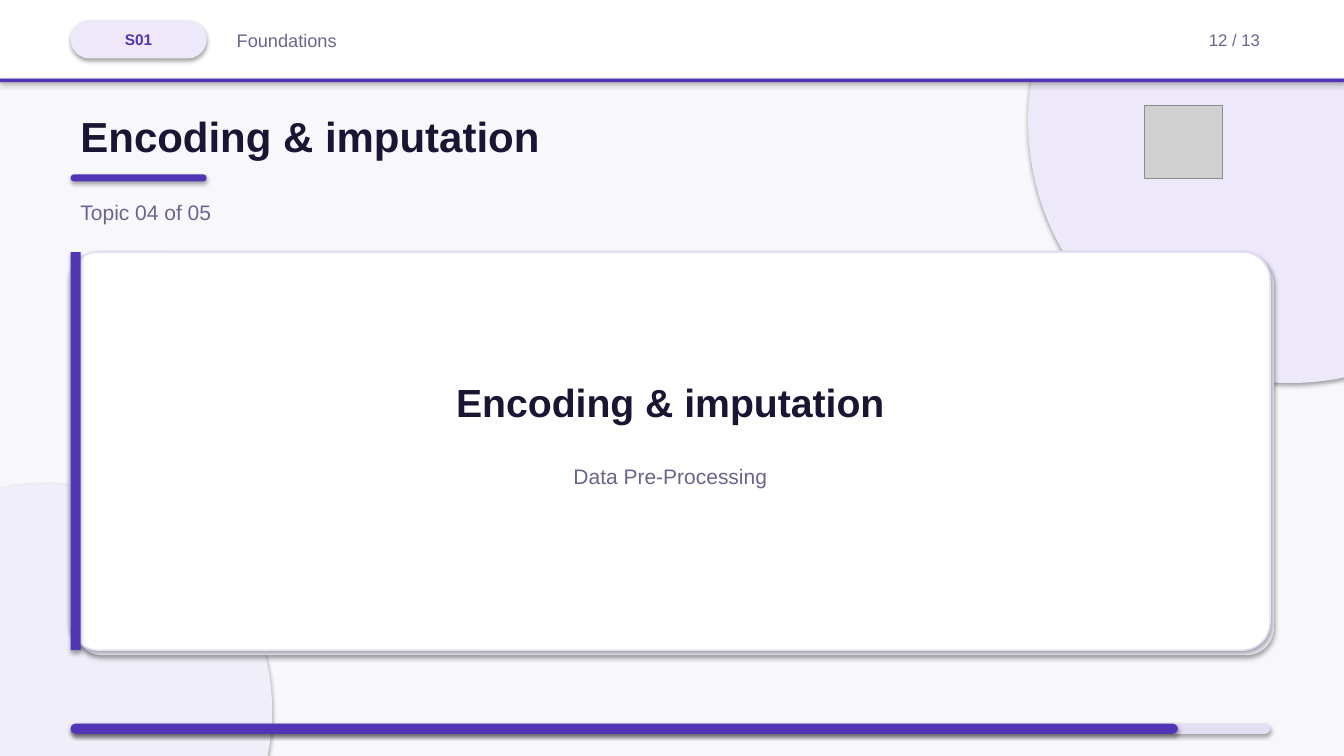
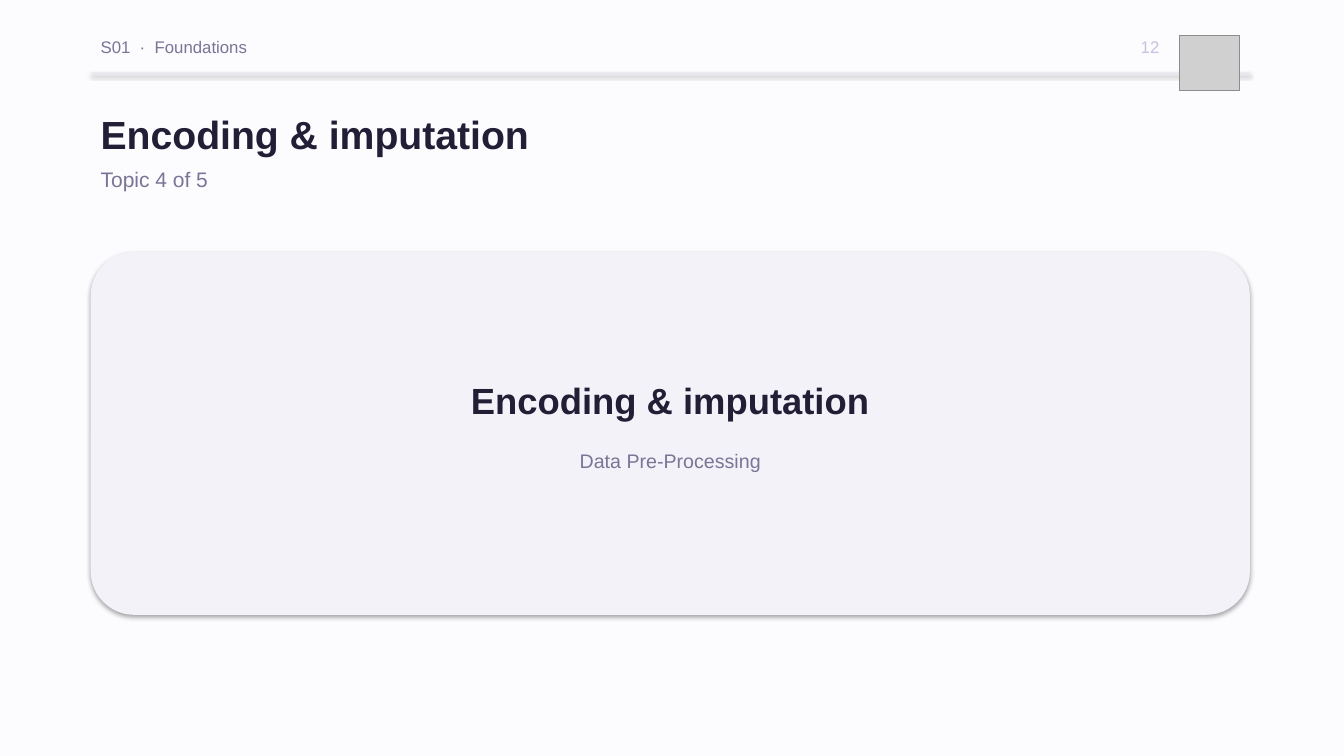
Before and after one commit to iksasa15/AI-ML, a slide deck: slide 12 of web-presentation/pdf-exports/Week1-Session1-Foundations.pptx. Drawn at 1344x756 pixels with LibreOffice and Linux fonts; fonts in the diff are those of the drawing; grey boxes stand for pictures. Boxes give left, top, right and bottom in pixels: in the first picture for what was removed or moved away, otherwise in the second. Text is boxed around its words. In the diff, an @@ line names an element or a change of style, - is before the commit and + after.

```diff
--- a/web-presentation/pdf-exports/Week1-Session1-Foundations.pptx
+++ b/web-presentation/pdf-exports/Week1-Session1-Foundations.pptx
@@ background #F8F7FC to #FCFBFE @@
@@ rounded rectangle removed at box(71, 20, 207, 58) @@
@@ ellipse removed at box(1028, 0, 1344, 383) @@
@@ text "S01 · Foundations" at box(101, 41, 247, 53): vertical alignment middle to top @@
@@ text at box(101, 41, 247, 53): text changed; size 13 to 12 pt; text colour #6B6490 to #7A7496 @@
-Foundations
+S01 · Foundations
@@ text removed at box(125, 34, 152, 45) @@
-S01
@@ text "12" at box(1141, 41, 1160, 53): vertical alignment middle to top @@
@@ text at box(1141, 41, 1160, 53): text changed; text colour #6B6490 to #C8C0DE @@
-12 / 13
+12
@@ picture: place and size @@
-picture at box(1144, 106, 1223, 178)
+picture at box(1180, 35, 1240, 91)
@@ rectangle removed at box(0, 79, 1344, 83) @@
@@ rectangle: place and size @@
-rectangle at box(0, 0, 1344, 79)
+rectangle at box(91, 73, 1250, 74)
@@ rectangle at box(91, 73, 1250, 74): fill #FFFFFF to #E8E4F2 @@
@@ text "Encoding & imputation": place and size @@
-text "Encoding & imputation" at box(80, 121, 539, 161)
+text "Encoding & imputation" at box(101, 120, 529, 157)
@@ text "Encoding & imputation" at box(101, 120, 529, 157): size 30 to 28 pt, text colour #1A1533 to #221E36 @@
@@ rounded rectangle removed at box(71, 174, 207, 181) @@
@@ text at box(101, 172, 208, 191): text changed; text colour #6B6490 to #7A7496 @@
-Topic 04 of 05
+Topic 4 of 5
@@ rectangle removed at box(71, 252, 81, 650) @@
@@ rounded rectangle removed at box(75, 257, 1274, 655) @@
@@ rounded rectangle: place and size @@
-rounded rectangle at box(71, 252, 1270, 650)
+rounded rectangle at box(91, 252, 1250, 615)
@@ rounded rectangle at box(91, 252, 1250, 615): fill #FFFFFF to #F4F2F9; outline #E4DEF4 1.1 pt to none; proportions changed @@
@@ text "Encoding & imputation": place and size @@
-text "Encoding & imputation" at box(456, 388, 884, 425)
+text "Encoding & imputation" at box(471, 387, 869, 421)
@@ text "Encoding & imputation" at box(471, 387, 869, 421): size 28 to 26 pt, text colour #1A1533 to #221E36 @@
@@ text "Data Pre-Processing": place and size @@
-text "Data Pre-Processing" at box(573, 469, 767, 489)
+text "Data Pre-Processing" at box(580, 454, 761, 472)
@@ text "Data Pre-Processing" at box(580, 454, 761, 472): size 15 to 14 pt, text colour #6B6490 to #7A7496 @@
@@ ellipse removed at box(0, 484, 272, 756) @@
@@ rounded rectangle removed at box(71, 724, 1270, 734) @@
@@ rounded rectangle removed at box(71, 724, 1178, 734) @@
```
Also in this commit, not shown: 12 other slides changed, 3 other files.
